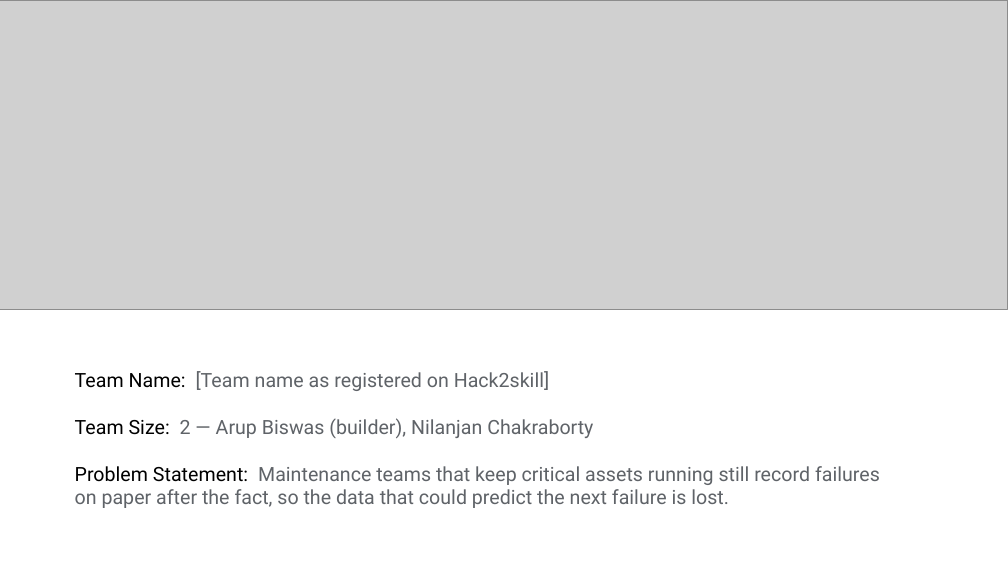
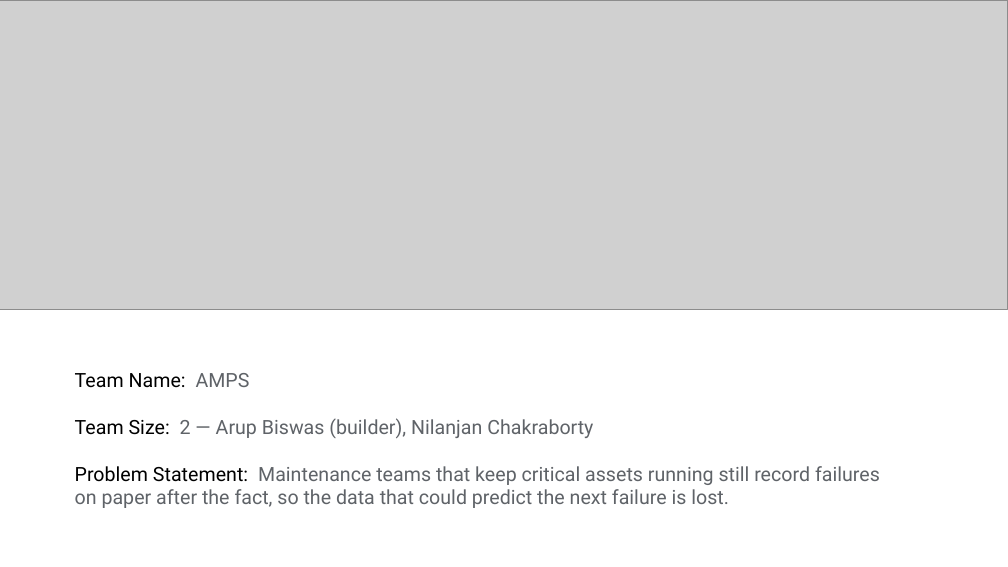
Before and after one commit to biniyognet/amps, a slide deck: slide 1 of deck/AMPS_submission_deck.pptx. Drawn at 1008x567 pixels with LibreOffice and Linux fonts; fonts in the diff are those of the drawing; grey boxes stand for pictures. Boxes give left, top, right and bottom in pixels: in the first picture for what was removed or moved away, otherwise in the second. Text is boxed around its words. In the diff, an @@ line names an element or a change of style, - is before the commit and + after.

```diff
--- a/deck/AMPS_submission_deck.pptx
+++ b/deck/AMPS_submission_deck.pptx
@@ text at <box>75,373,250,388</box>: text changed; text colour #5F6368 to #000000 @@
-Team Name: [Team name as registered on Hack2skill]
+Team Name: AMPS
```
Also in this commit, not shown: 1 other file.
